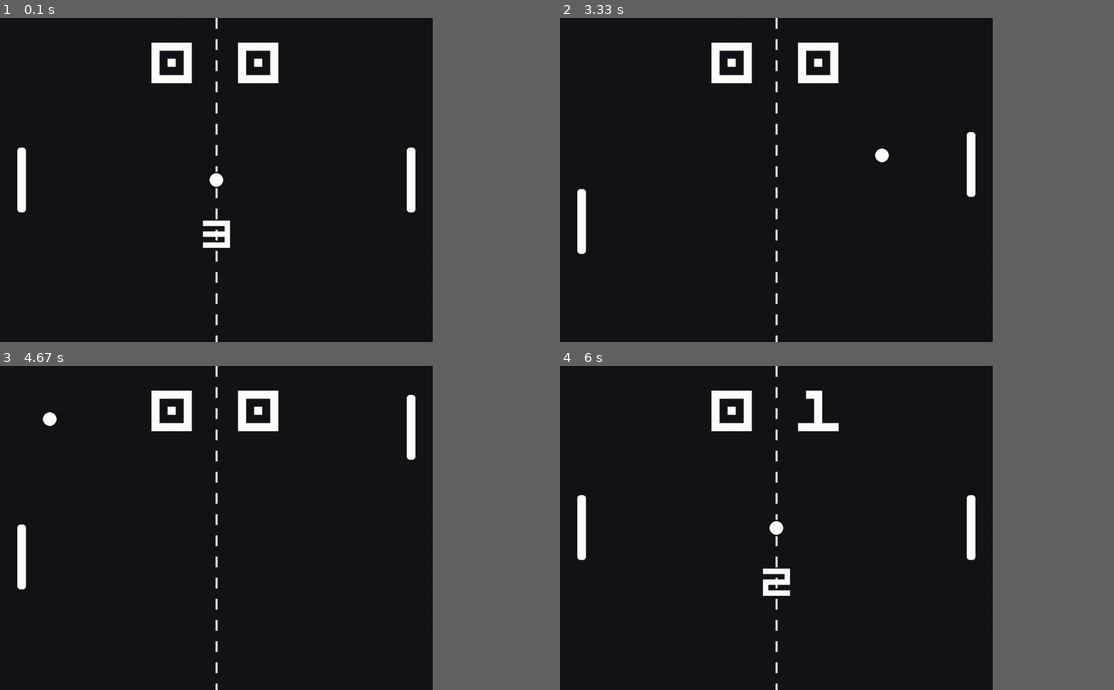
Above: before the commit, frames 1-4 (two rows, left to right).
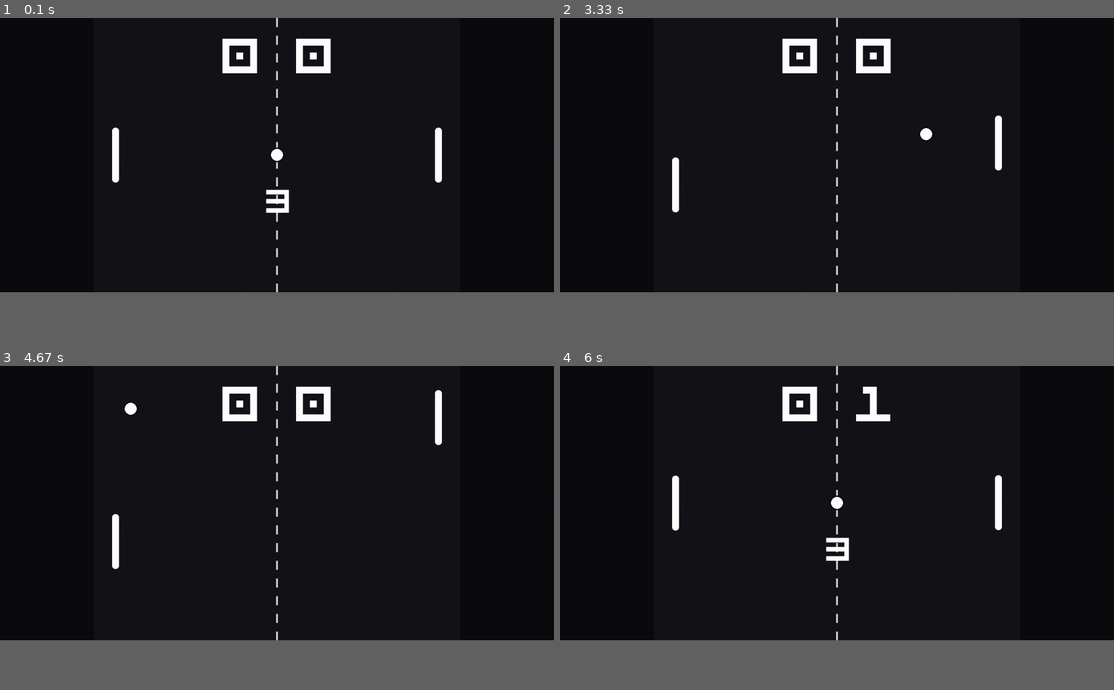
Above: after the commit, the same moments.

Repository: Parryhip/Final-Project-Pygame
Game: pygame game, started from pong.py
Same seed, same stepped clock (60 frames per second), same inputs: the game is played once before the commit and once after it.
Inputs (mouse positions are in pixels of both pictures, inside the frame that each line leads up to):
- Up to frame 1 (0.1 s): no input
- Up to frame 2 (3.33 s): press the mouse at (748, 66) at 2.87 s; move the mouse to (848, 99) at 2.97 s; release the mouse at (947, 134) at 3.1 s; hold Down from 3.17 s (still down); move the mouse to (981, 131) at 3.2 s
- Up to frame 3 (4.67 s): release Down at 3.63 s; hold Up 3.67-4.03 s; hold Down 4.07-4.43 s; hold Up from 4.47 s (still down)
- Up to frame 4 (6 s): release Up at 4.77 s; hold Down 4.8-5.1 s; hold Up 5.13-5.5 s
In our replay, the window is 703x527 before the commit and 900x446 after it. These sizes can differ from the game's own. Grey fills any space a smaller window leaves; there, only what the larger window draws over its background counts as a difference.

The runs differ from the first frame. In frame 1, 4.3% of the frame differs, in the area x 3-80%, y 0-100%; in frame 2, 3.8%; in frame 3, 3.8%; in frame 4, 3.9%.

Commit message:
Make resolution the size of the screen

Diff:
--- a/pong.py
+++ b/pong.py
@@ -174,9 +174,8 @@
         self.y = (self.scrn_hei // 2) - (self.height // 2)  # Reset paddle to the center of the screen
 
     def follow_target(self, target_pos, dt):
-        base_speed = self.scrn_hei / 750  # Base speed of the paddle
         # Smoothly move paddle towards the target position
-        self.speed = ((target_pos - (self.height // 2)) - self.y) * self.smoothness * base_speed
+        self.speed = ((target_pos - (self.height // 2)) - self.y) * self.smoothness
         self.y += self.speed * dt
 
         # Prevent paddle from going out of bounds (top and bottom)
@@ -196,9 +195,13 @@
 
 
 def main_loop():
-    sw, sh = 1000, 750  # Screen dimensions
-    screen = pygame.display.set_mode((sw, sh))
+    sh = pygame.display.Info().current_h - 50 - 35  # 30, 50 = taskbar & title bar height Screen dimensions
+    sw_m = pygame.display.Info().current_w  # Screen dimensions
+    screen = pygame.display.set_mode((sw_m, sh))
     clock = pygame.time.Clock()
+
+    sw = int(sh*(4/3)) # Aspect sw
+    sw_m_half = (sw_m -sw) // 2
 
     paddle_width = sw // 50
     paddle_height = sh / 5
@@ -209,16 +212,16 @@
     pygame.display.set_caption("Pong Game")
 
     # Initialize ball and paddles
-    ball = Circle(sw // 2, sh // 2, sh / 45, generic_color, sh)
-    paddle_player = Paddle(screen, 50, sh // 2, paddle_width, paddle_height, generic_color, 0.007, paddle_border)
-    paddle_ai = Paddle(screen, sw - 50, sh // 2, paddle_width, paddle_height, generic_color, 0.007, paddle_border)
+    ball = Circle(sw_m_half + sw // 2, sh // 2, sh / 45, generic_color, sh)
+    paddle_player = Paddle(screen, sw_m_half + 50, sh // 2, paddle_width, paddle_height, generic_color, 0.007, paddle_border)
+    paddle_ai = Paddle(screen, sw_m_half + sw - 50, sh // 2, paddle_width, paddle_height, generic_color, 0.006, paddle_border)
 
     # Initialize text
-    countdown_text = Text("3", int(sh / 7.5), (255, 255, 255), sw // 2, sh // 1.5, center=True)
-    score_player_text = Text("0", sh // 5, (255, 255, 255), sw // 2.5, sh // 7, center=True)
-    score_AI_text = Text("0", sh // 5, (255, 255, 255), sw - (sw // 2.5), sh // 7, center=True)
-
-    win_lose = Text(" ", int(sh // 4), (255, 255, 255), sw // 2, int(sh // 1.2), center=True)
+    countdown_text = Text("3", int(sh / 7.5), (255, 255, 255), sw_m_half + sw // 2, sh // 1.5, center=True)
+    score_player_text = Text("0", sh // 5, (255, 255, 255), sw_m_half + sw // 2.5, sh // 7, center=True)
+    score_AI_text = Text("0", sh // 5, (255, 255, 255), sw_m_half + sw - (sw // 2.5), sh // 7, center=True)
+
+    win_lose = Text(" ", int(sh // 4), (255, 255, 255), sw_m_half + sw // 2, int(sh // 1.2), center=True)
 
     running = True
     reset_game = False
@@ -289,17 +292,21 @@
         # Update player paddle position
         if not paused_pong:
             if player_movement_key[0]:
-                paddle_player.follow_target(paddle_player.y + (paddle_player.height // 2) - paddle_height * player_movement_key[1], dt)
+                paddle_player.follow_target(paddle_player.y + (paddle_player.height // 2) - paddle_height * 0.8 * player_movement_key[1], dt)
             else:
                 if pygame.mouse.get_pressed()[0]:  # Allow mouse control
                     paddle_player.follow_target(mouse_y, dt)
                 else:
                     paddle_player.follow_target(paddle_player.y + (paddle_player.height // 2), dt)
 
-        # Update ball and AI paddle
-        if not paused_pong:
+            # Update ball and AI paddle
             ball.update(dt)
-            paddle_ai.follow_target(ball.y, dt)
+
+            # Checks if ball is really close to player and if so moves to center
+            if ball.x < sw // 4:
+                paddle_ai.follow_target(sh // 2, dt)
+            else:
+                paddle_ai.follow_target(ball.y, dt)
 
             # Detect collisions
             reset_game, score_player, score_ai = ball.detect_collision_screen(score_player, score_ai)
@@ -311,11 +318,11 @@
 
             # Draw the dotted line in the middle
             line_color = (220, 220, 224)  # White color for the line
-            line_width = 5  # Width of each line segment
+            line_width = sh // 150  # Width of each line segment
             line_height = sh // 30  # Height of each line segment
             gap = sh // 31  # Gap between line segments
             for y in range(0, sh, line_height + gap):
-                pygame.draw.rect(screen, line_color, ((sw // 2) - (line_width // 2), y, line_width, line_height))
+                pygame.draw.rect(screen, line_color, (sw_m_half + (sw // 2) - (line_width // 2), y, line_width, line_height))
 
             # Draw the Scoreboard
             score_player_text.update(str(score_player))
@@ -350,6 +357,10 @@
             if end_game:
                 win_lose.draw(screen)
 
+        # Draw black rectangles on the left and right sides of the screen
+        pygame.draw.rect(screen, (12, 12, 15), (0, 0, sw_m_half, sh))  # Left side
+        pygame.draw.rect(screen, (12, 12, 15), (sw_m_half + sw, 0, sw_m_half, sh))  # Right side
+
         pygame.display.flip()  # Update the display
 
     pygame.quit()
